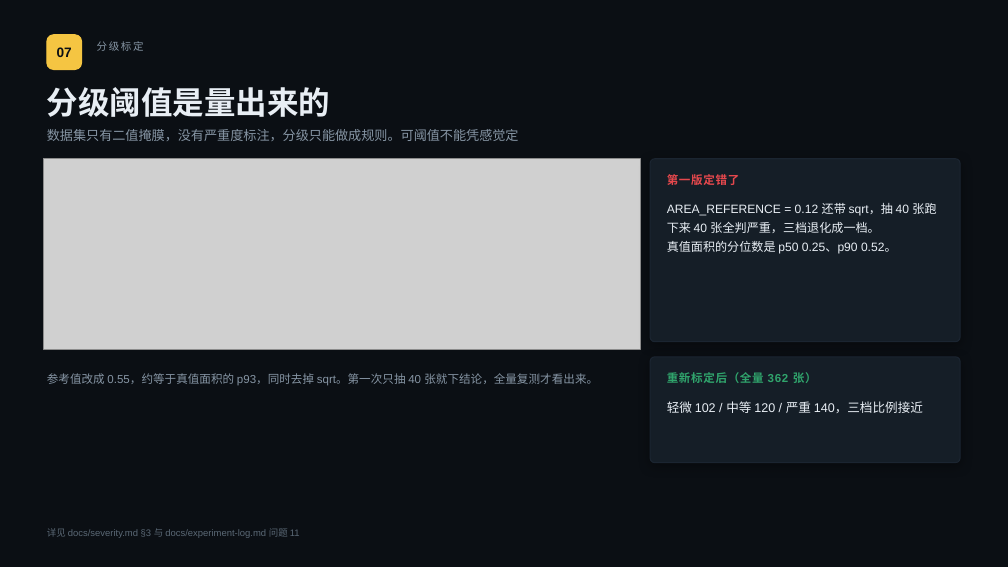
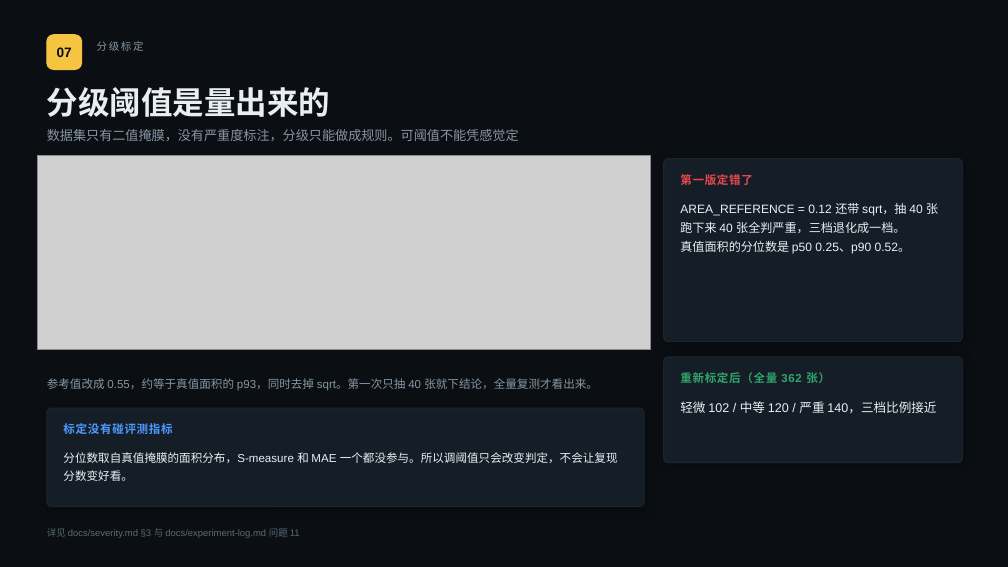
Before and after one commit to relight-developer/GLIDE-Net, a slide deck: slide 8 of docs/slides.pptx. Drawn at 1008x567 pixels with LibreOffice and Linux fonts; fonts in the diff are those of the drawing; grey boxes stand for pictures. Boxes give left, top, right and bottom in pixels: in the first picture for what was removed or moved away, otherwise in the second. Text is boxed around its words. In the diff, an @@ line names an element or a change of style, - is before the commit and + after.

Commit message:
fix(docs): 分级分布图阈值标注避开标题，幻灯片对齐到 11 种对比方法
- make_charts.py：light/medium/severe 的竖排标注原来压在标题基线上，
  下移到柱体上方，severity-dist.png 重新生成
- 幻灯片分级页补齐一张小卡，说明分位数取自真值面积分布，不参与评测指标
- 封面与复现页的“12 种对比方法”改为“11 种对比方法”，与 PR 图标题一致
- 幻灯片里的自检项数同步为 40

```diff
--- a/docs/slides.pptx
+++ b/docs/slides.pptx
@@ picture: place and size @@
-picture at (43,159,640,349)
+picture at (38,156,650,349)
@@ rounded rectangle: place and size @@
-rounded rectangle at (650,159,960,342)
+rounded rectangle at (664,159,963,342)
@@ text "第一版定错了": place and size @@
-text "第一版定错了" at (667,174,740,185)
+text "第一版定错了" at (680,174,753,185)
@@ text "AREA_REFERENCE = 0.12 还带 sqrt，抽 ..." rewrapped from (667,203,936,254) to (680,203,938,254) @@
@@ rounded rectangle: place and size @@
-rounded rectangle at (650,357,960,463)
+rounded rectangle at (664,357,963,463)
@@ text "参考值改成 0.55，约等于真值面积的 p93，同时去掉 sqrt。第一次只抽 40 ...": place and size @@
-text "参考值改成 0.55，约等于真值面积的 p93，同时去掉 sqrt。第一次只抽 40 ..." at (47,373,598,386)
+text "参考值改成 0.55，约等于真值面积的 p93，同时去掉 sqrt。第一次只抽 40 ..." at (47,378,598,391)
@@ text "重新标定后（全量 362 张）": place and size @@
-text "重新标定后（全量 362 张）" at (667,372,817,383)
+text "重新标定后（全量 362 张）" at (680,372,830,383)
@@ rounded rectangle added at (47,408,644,507), fill #151E27, outline #1B2531 1 pt @@
@@ text "轻微 102 / 中等 120 ...": place and size @@
-text "轻微 102 / 中等 120 ..." at (667,401,923,413)
+text "轻微 102 / 中等 120 ..." at (680,401,936,413)
@@ text added at (63,423,172,434), 11 pt, text #4C9AFF, bold @@
+标定没有碰评测指标
@@ text added at (63,452,618,481), 11 pt, text #E8EEF4 @@
+分位数取自真值掩膜的面积分布，S-measure 和 MAE 一个都没参与。所以调阈值只会改变判定，不会让复现分数变好看。
```
Also in this commit, not shown: 2 other slides changed, 3 other files.
